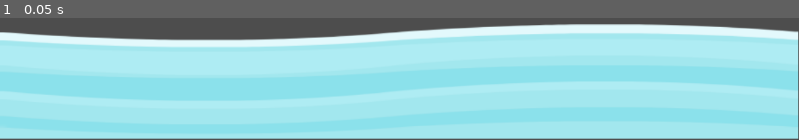
Above: before the commit, frame 1.
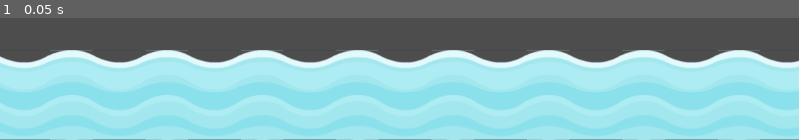
Above: after the commit, the same moment.

Repository: Danielle-Luz/Angry-animals-game
Game: Godot game, scene res://scenes/water/water.tscn
Same seed, same stepped clock (60 frames per second), same inputs: the game is played once before the commit and once after it. The project has no main scene, so this scene is started directly.
Inputs:
- Up to frame 1 (0.05 s): no input

The runs differ from the first frame. In frame 1, 40% of the frame differs, in the area x 0-100%, y 4-100%.

Commit message:
feat: make the sprite 2d texture repeat

Diff:
--- a/scenes/water/water.tscn
+++ b/scenes/water/water.tscn
@@ -5,18 +5,21 @@
 [ext_resource type="AudioStream" uid="uid://bx3jdvo55w1p7" path="res://assets/assets/audio/splash.ogg" id="3_taw4m"]
 
 [sub_resource type="RectangleShape2D" id="RectangleShape2D_u5fnd"]
-size = Vector2(1152, 143)
+size = Vector2(1152, 27.5)
 
 [node name="Water" type="Area2D"]
 script = ExtResource("1_26vjh")
 
 [node name="Sprite2D" type="Sprite2D" parent="."]
-position = Vector2(575.5, 563.5)
-scale = Vector2(8.99219, 1.28906)
+texture_repeat = 2
+position = Vector2(966, 583)
+scale = Vector2(1.07422, 1.01172)
 texture = ExtResource("2_m0478")
+region_enabled = true
+region_rect = Rect2(0, 0, 1800, 128)
 
 [node name="CollisionShape2D" type="CollisionShape2D" parent="."]
-position = Vector2(575, 573.5)
+position = Vector2(576, 590)
 shape = SubResource("RectangleShape2D_u5fnd")
 
 [node name="SplashSound" type="AudioStreamPlayer2D" parent="."]
